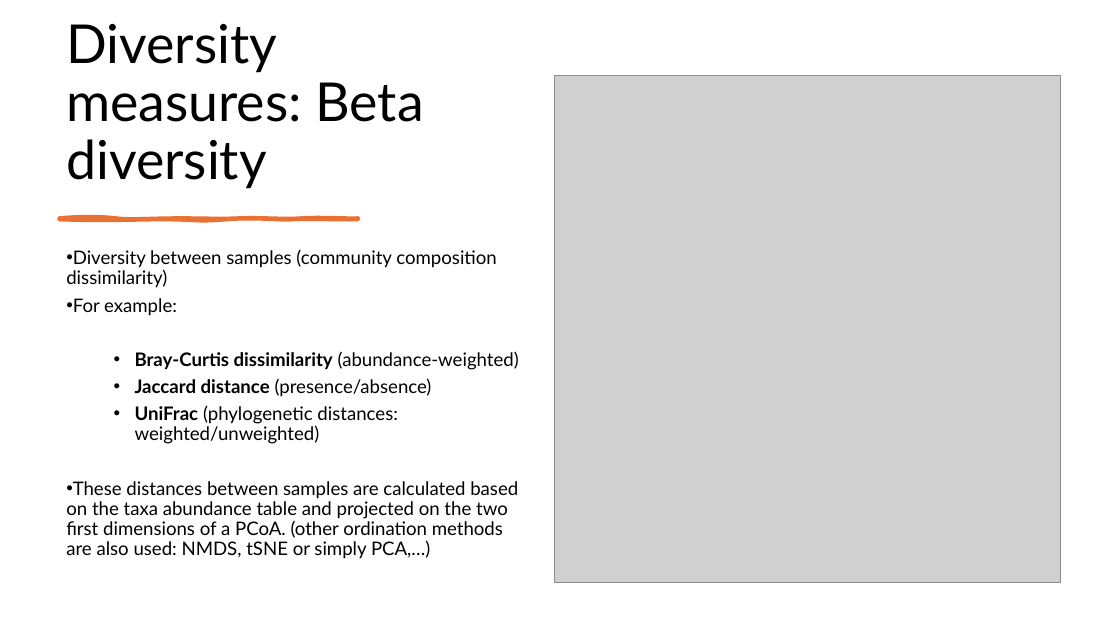
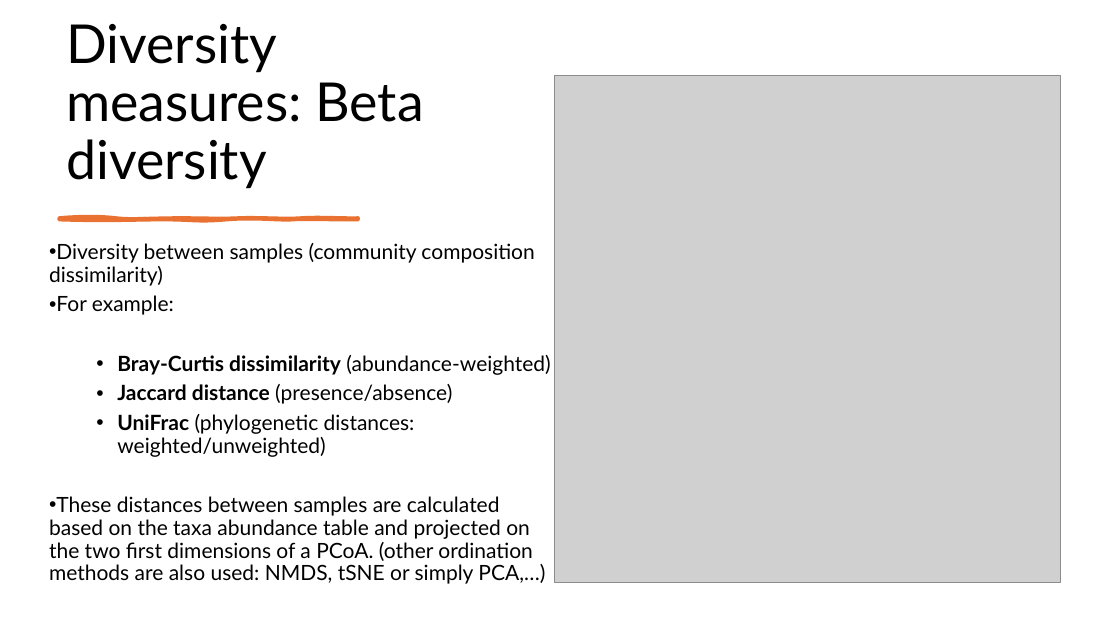
Before and after one commit to biosustain/dsp_metagenomics_training, a slide deck: slide 34 of course_contents/IntroMetagenomics.pptx (slide 25 before the commit). Drawn at 1120x630 pixels with LibreOffice and Linux fonts; fonts in the diff are those of the drawing; grey boxes stand for pictures. Boxes give left, top, right and bottom in pixels: in the first picture for what was removed or moved away, otherwise in the second. Text is boxed around its words. In the diff, an @@ line names an element or a change of style, - is before the commit and + after.

Commit message:
Added theory about profiling methods, gene catalog and data proporties

```diff
--- a/course_contents/IntroMetagenomics.pptx
+++ b/course_contents/IntroMetagenomics.pptx
@@ text "Diversity between samples (community composition ...": place and size @@
-text "Diversity between samples (community composition ..." at [66, 249, 519, 559]
+text "Diversity between samples (community composition ..." at [49, 243, 550, 584]
@@ text "Diversity between samples (community composition ..." at [49, 243, 550, 584]: size 16 to 18 pt @@
```
Also in this commit, not shown: 3 other slides changed, 11 slides added, 4 slides removed.
